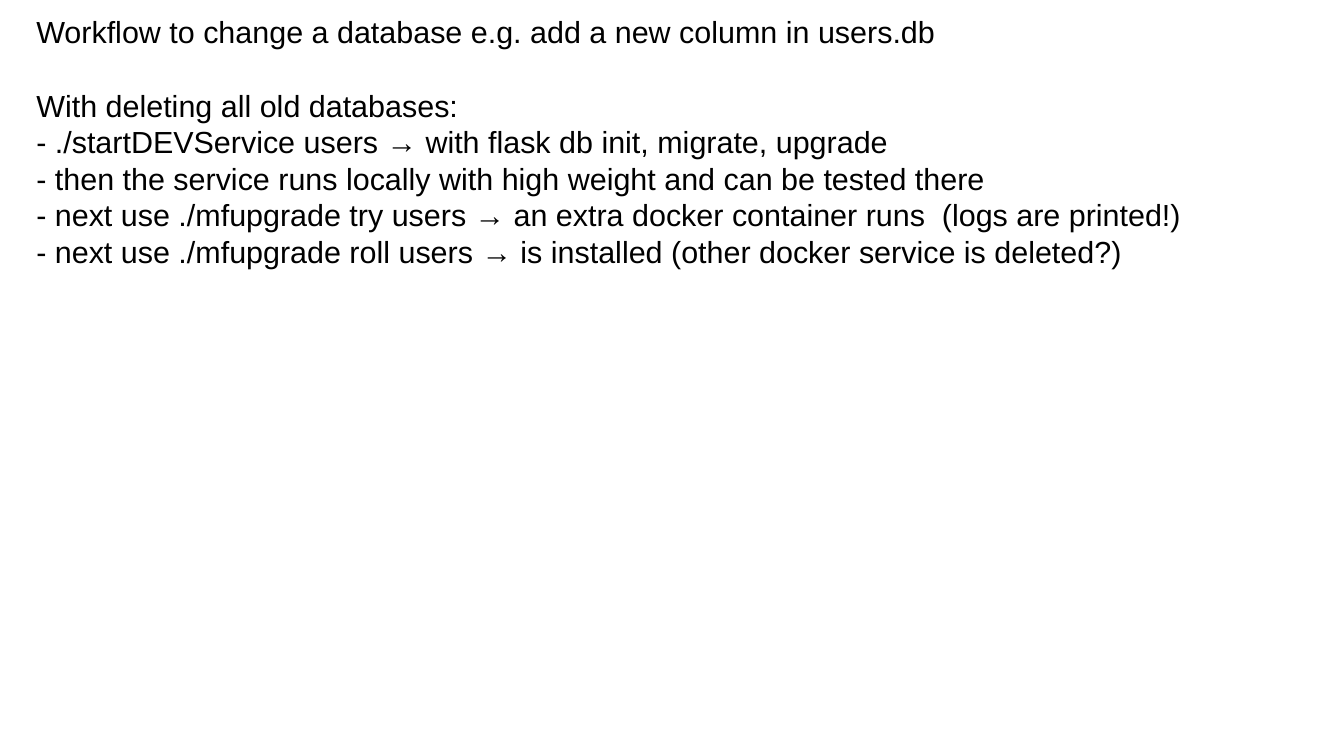
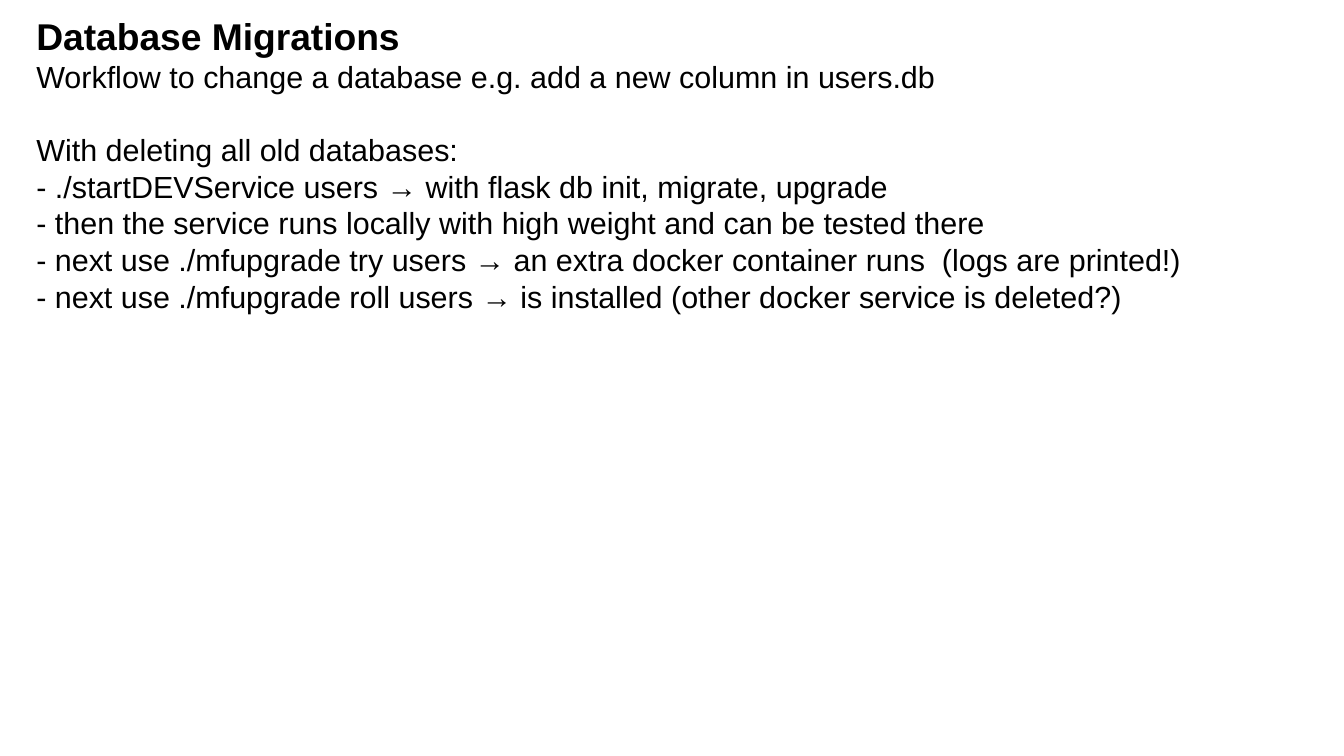
Before and after one commit to CesMak/microflack_admin, a slide deck: slide 5 of docu/praesi.odp (slide 4 before the commit). Drawn at 1344x756 pixels with LibreOffice and Linux fonts; fonts in the diff are those of the drawing. Boxes give left, top, right and bottom in pixels: in the first picture for what was removed or moved away, otherwise in the second. Text is boxed around its words. In the diff, an @@ line names an element or a change of style, - is before the commit and + after.

```diff
--- a/docu/praesi.odp
+++ b/docu/praesi.odp
@@ text at box(36, 23, 400, 58): paragraph added @@
+Database Migrations
```
Also in this commit, not shown: 1 other slide changed, 3 slides added, 1 slide removed, 3 other files.
